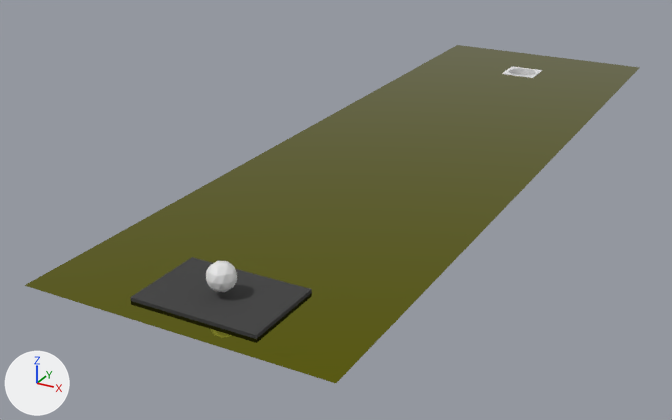
The glTF model assets/glb/boilerplate_level_tutorial.glb as it was, and as the next commit left it.
The view is the same before and after, from a camera (50 mm lens) standing at (26.7, -62.1, 24.1) and looking at (-5.0, -4.6, -4.7). Arrows for +X, +Y and +Z are at lower left; the lights stay in place. Where no turn or scale is listed for an object, it has been applied to the vertices.

The first picture shows 'Ball', 'Plane', 'Start'.
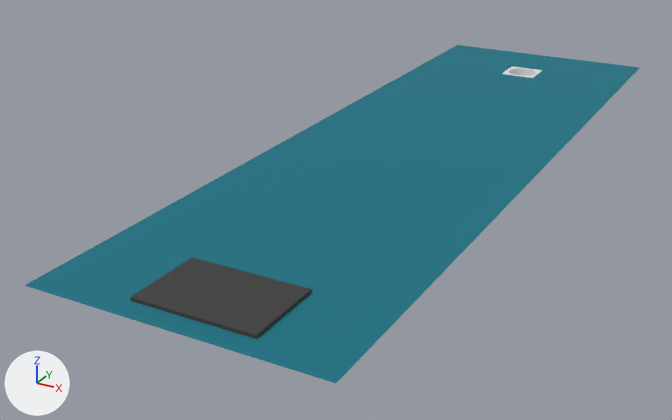
Boxes (x1, y1, x2, y2) around the edits, measured in the pictures (672 x 420 px):
'Plane', recoloured, surface changed (yellow to cyan): (24, 45, 640, 383) in both
'Ball', deleted: before (206, 260, 237, 292)

The change, as a diff of the scene's bpy script:
```diff
--- a/assets/glb/boilerplate_level_tutorial.glb.py
+++ b/assets/glb/boilerplate_level_tutorial.glb.py
@@ mat_material_006 @@
 mat_material_006 = principled_material('Material.006')
-mat_material_006.base_color = (0.229, 0.23, 0.0)  # yellow #848400
-mat_material_006.metallic = 1.0
-mat_material_006.roughness = 0.0
+mat_material_006.base_color = (0.00607, 0.17, 0.23)  # cyan #127384
+mat_material_006.roughness = 0.972
@@ ob_ball @@
-ob_ball = bpy.data.objects.new('Ball', me_icosphere)
-ob_ball.location = (0.65, -27.14, 1.38)
```
